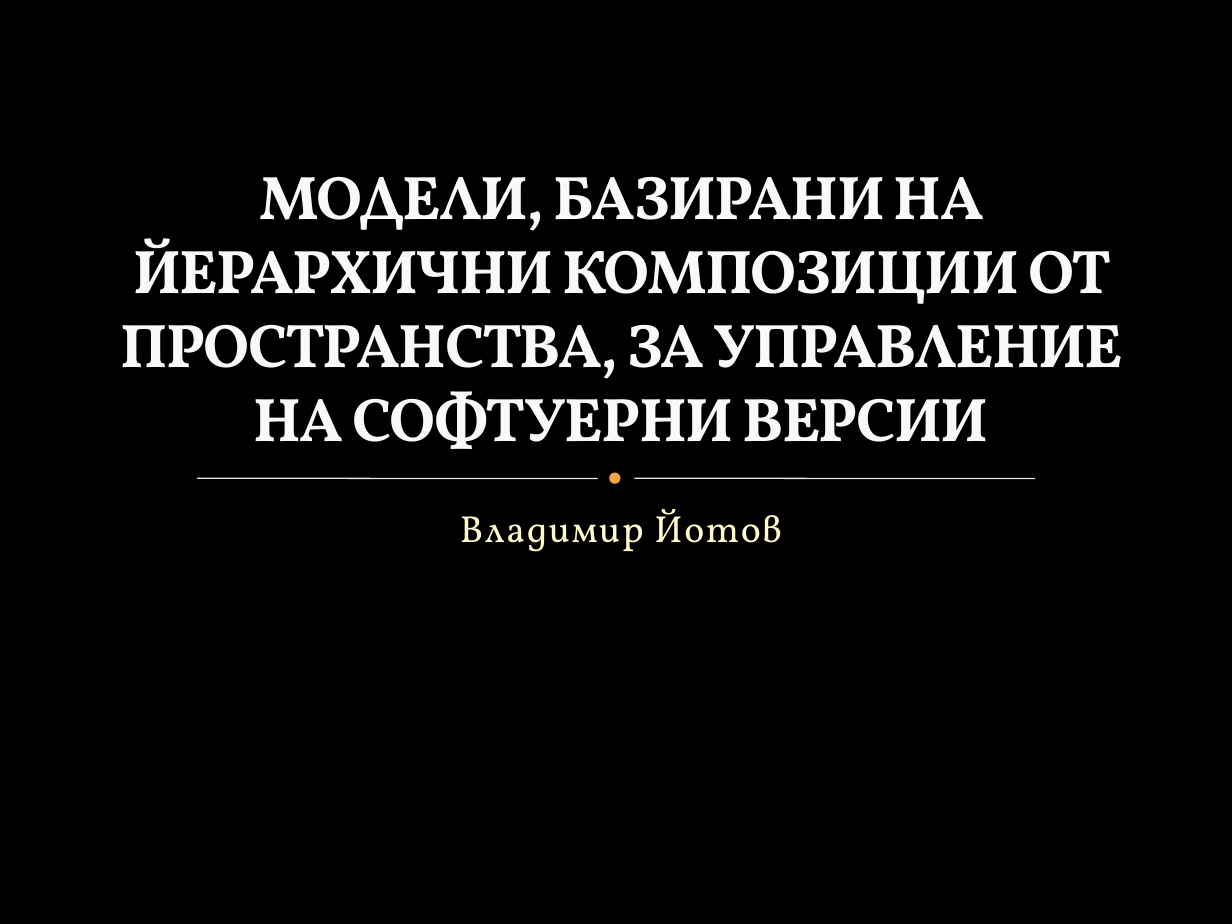
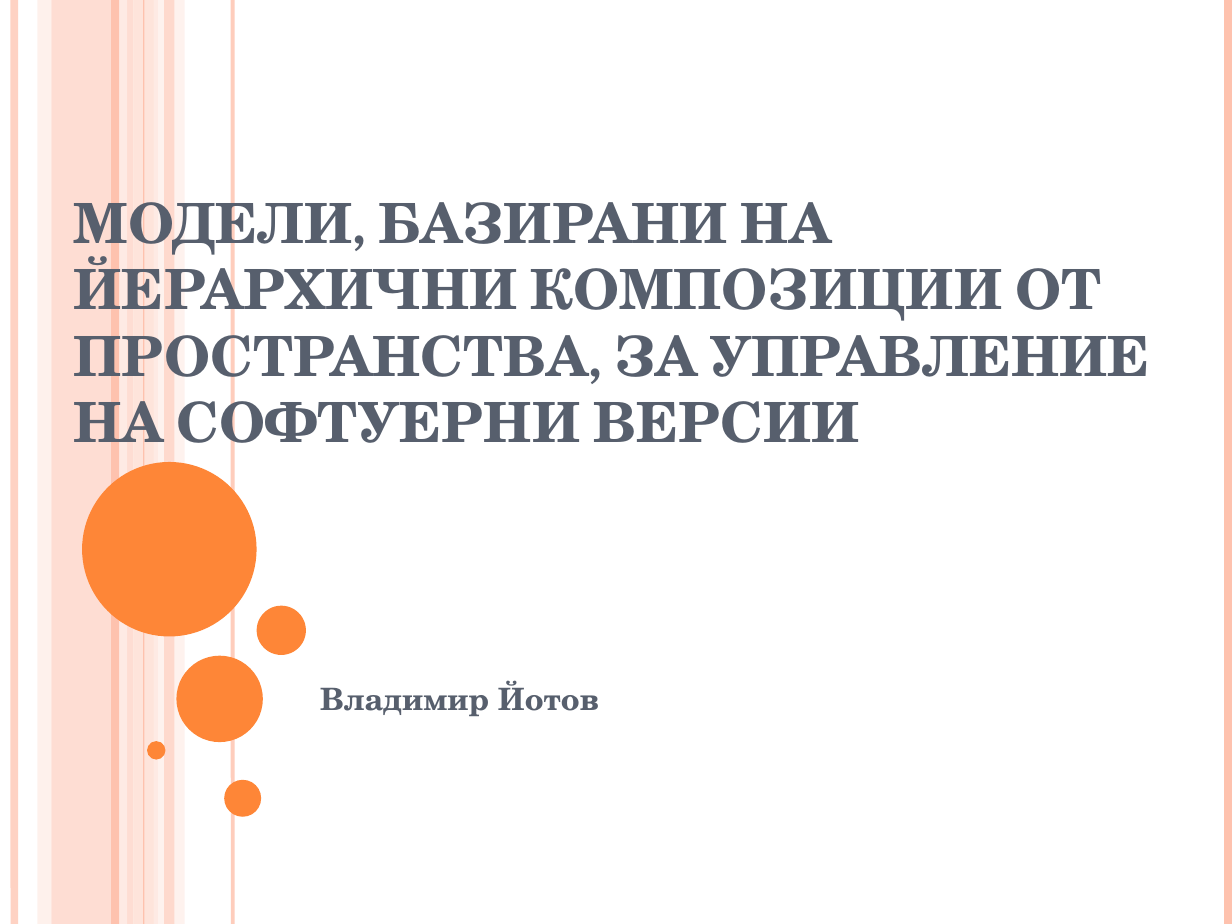
Before and after one commit to vjotov/versia, a slide deck: slide 1 of doc/Presentation.pptx. Drawn at 1232x924 pixels with LibreOffice and Linux fonts; fonts in the diff are those of the drawing; background and template pictures are left out. Boxes give left, top, right and bottom in pixels: in the first picture for what was removed or moved away, otherwise in the second. Text is boxed around its words. In the diff, an @@ line names an element or a change of style, - is before the commit and + after.

```diff
--- a/doc/Presentation.pptx
+++ b/doc/Presentation.pptx
@@ background picture (left out) to #FFFFFF @@
@@ line added from (15, 0) to (15, 924), #FEC3AE 4.5 pt @@
@@ rectangle added at bbox=[37, 0, 51, 924], fill #FFD9CE at 36% opacity @@
@@ rectangle added at bbox=[52, 0, 134, 924], fill #FEC3AE at 54% opacity @@
@@ line added from (115, 0) to (115, 924), #FEC3AE 4.5 pt @@
@@ line added from (123, 0) to (123, 924), #FFEDE8 4.5 pt @@
@@ rectangle added at bbox=[133, 0, 158, 924], fill #FFD9CE at 70% opacity @@
@@ line added from (144, 0) to (144, 924), #FEC3AE 0.75 pt @@
@@ rectangle added at bbox=[154, 0, 185, 924], fill #FFEDE8 at 71% opacity @@
@@ rectangle added at bbox=[164, 0, 174, 924], fill #FEC3AE at 51% opacity @@
@@ line added from (233, 0) to (233, 924), #FEC3AE 2.25 pt @@
@@ line added from (1228, 0) to (1228, 924), #FEC3AE 4.5 pt @@
@@ title "МОДЕЛИ, БАЗИРАНИ НА ЙЕРАРХИЧНИ КОМПОЗИЦИИ ..." at bbox=[74, 186, 1149, 461]: size 36 to 32.4 pt, font Vollkorn to TeX Gyre Schola, text colour #F9F9F9 to #575F6D, letter spacing -1 to 0 pt, letter outline #3C4422 0.25 pt to none, small capitals on; alignment centre to left @@
@@ ellipse added at bbox=[83, 462, 257, 637], fill #FE8637 @@
@@ line removed from (197, 478) to (598, 478) @@
@@ ellipse removed at bbox=[612, 476, 618, 482] @@
@@ line removed from (634, 478) to (1035, 478) @@
@@ ellipse added at bbox=[256, 606, 306, 655], fill #FE8637 @@
@@ ellipse added at bbox=[176, 655, 262, 742], fill #FE8637 @@
@@ subtitle "Владимир Йотов": place and size @@
-subtitle "Владимир Йотов" at bbox=[460, 509, 781, 552]
+subtitle "Владимир Йотов" at bbox=[320, 680, 598, 716]
@@ subtitle "Владимир Йотов" at bbox=[320, 680, 598, 716]: size 22 to 18 pt, font Vollkorn to TeX Gyre Schola, text colour #FEFAC9 to #575F6D, letter spacing 1 to 0 pt, bold on; alignment centre to left @@
@@ ellipse added at bbox=[147, 742, 165, 760], fill #FE8637 @@
@@ ellipse added at bbox=[224, 780, 261, 817], fill #FE8637 @@
```
Also in this commit, not shown: 13 other slides changed, 1 slide added, 3 slides removed.
